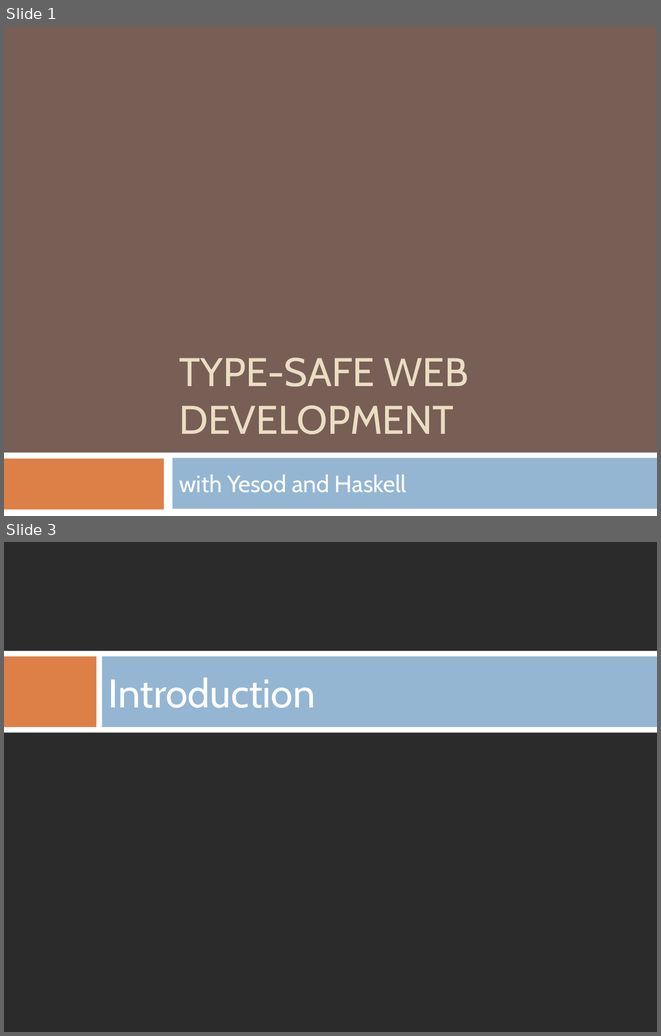
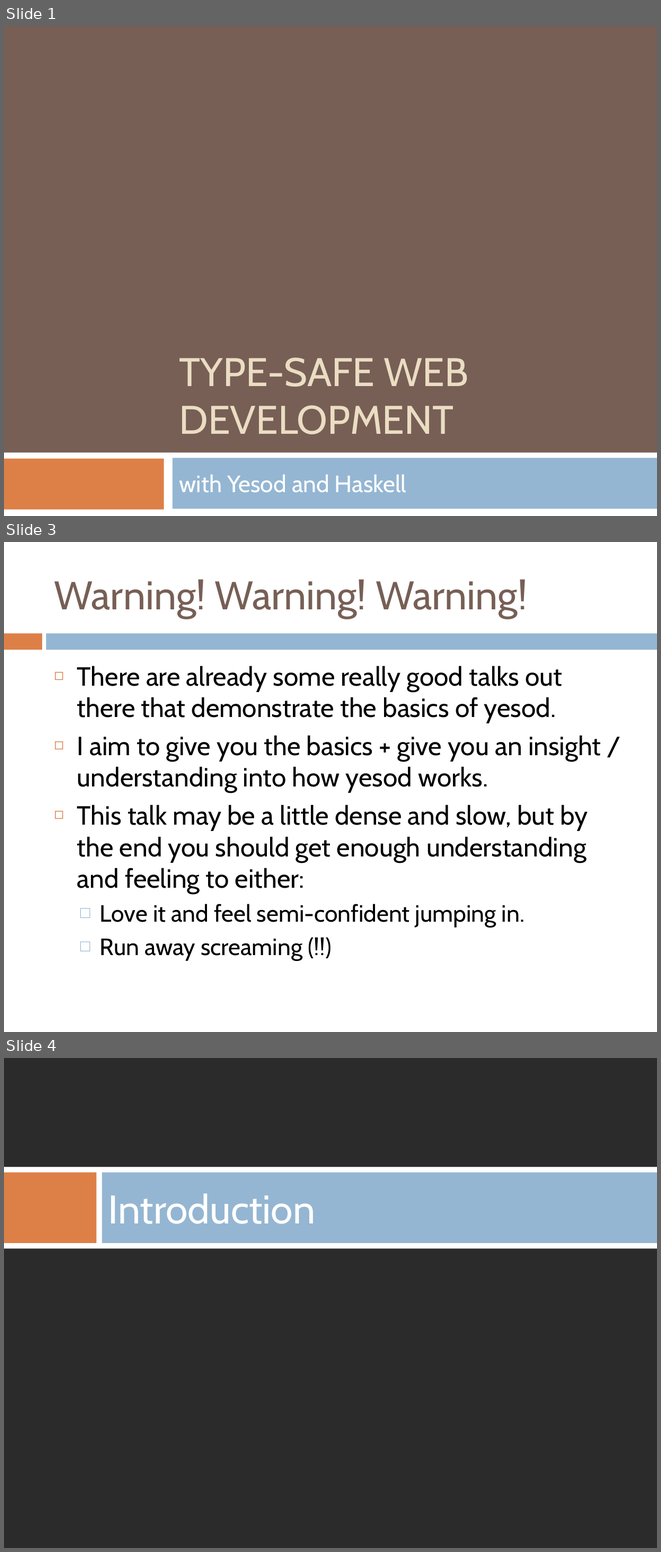
Before and after one commit to benkolera/talk-yesod, a slide deck: TypeSafeWebDevWithYesodAndHaskell.pptx. Shown one above the other, each under a label of ours: slides 1 and 3 before the commit, slides 1, 3 and 4 after it; the slides between them are not shown. The pictures are 661x1036 and 661x1552 pixels, drawn with LibreOffice and Linux fonts; fonts in the diff are those of the drawing; background and template pictures are left out; a plain dark background stands for a picture behind light text. Boxes give left, top, right and bottom in pixels: in the first picture for what was removed or moved away, otherwise in the second. Text is boxed around its words. In the diff, an @@ line names an element or a change of style, - is before the commit and + after.

```diff
--- a/TypeSafeWebDevWithYesodAndHaskell.pptx
+++ b/TypeSafeWebDevWithYesodAndHaskell.pptx
@@ slide 3 added at [4, 542, 657, 1032], background #FFFFFF @@
@@ title added at [54, 579, 527, 618], 44 pt, text #775F55 @@
+Warning! Warning! Warning!
@@ rectangle added at [4, 633, 42, 650], fill #DD8047 @@
@@ rectangle added at [46, 633, 657, 650], fill #94B6D2 @@
@@ text added at [77, 665, 601, 960], 29 pt, text #000000 @@
+◻ There are already some really good talks out there that demonstrate the basics of yesod.
+◻ I aim to give you the basics + give you an insight / understanding into how yesod works.
+◻ This talk may be a little dense and slow, but by the end you should get enough understanding and feeling to either:
+  □ Love it and feel semi-confident jumping in.
+  □ Run away screaming (!!)
@@ what was slide 3 is now slide 4 @@
```
Also in this commit, not shown: 3 slides changed, 11 other slides added, 3 other files.
